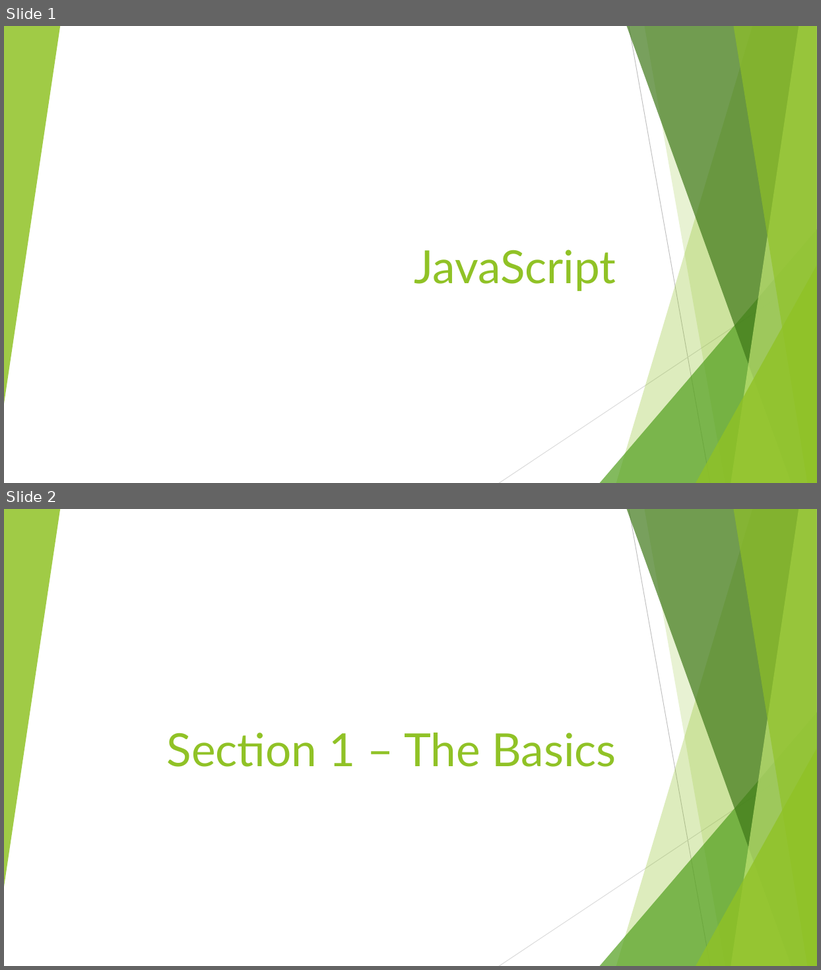
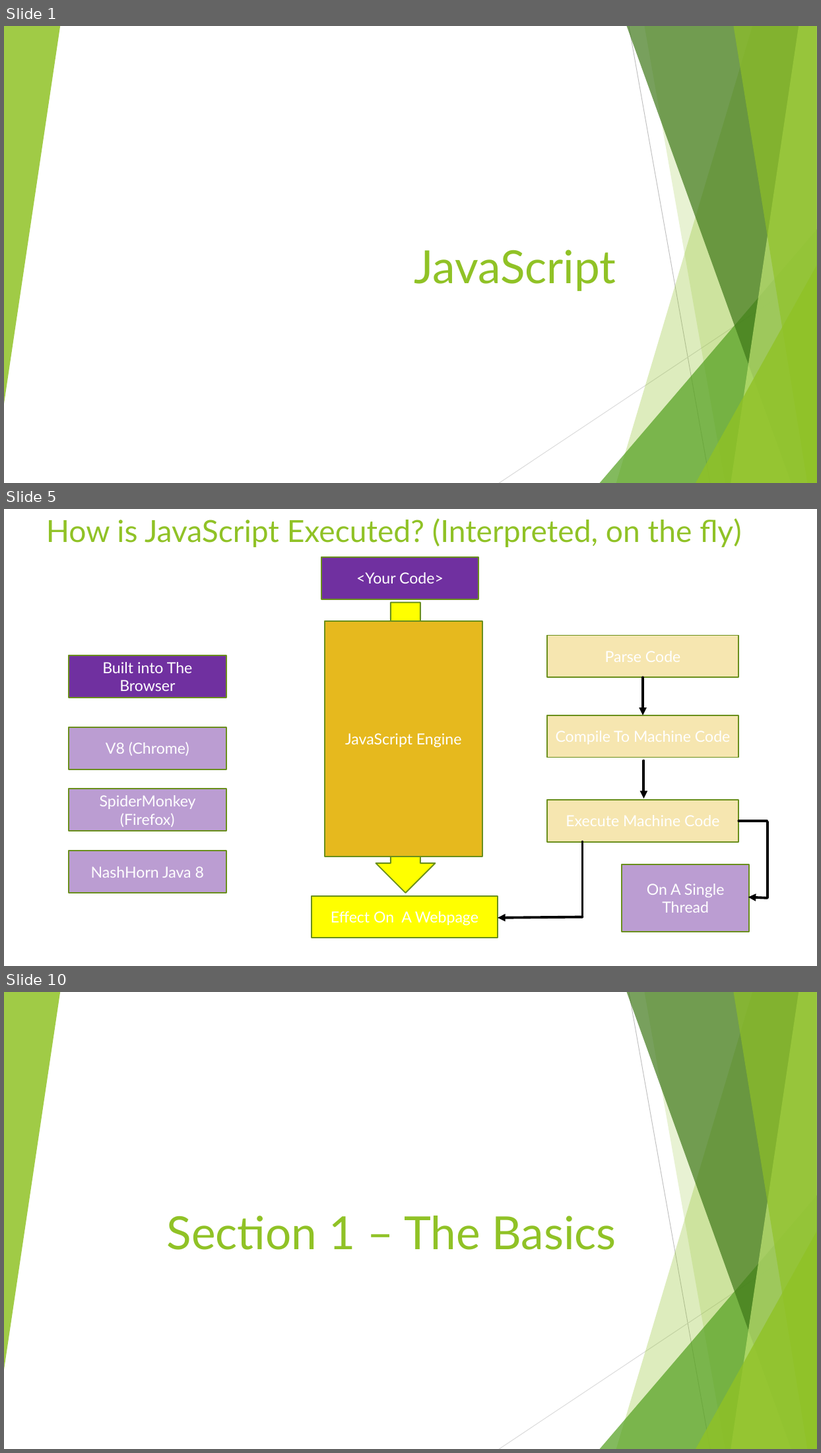
Before and after one commit to rudhrainfogain/JavaScript, a slide deck: PPT/JavaScriptTraining.pptx. Shown one above the other, each under a label of ours: slides 1 and 2 before the commit, slides 1, 5 and 10 after it; the slides between them are not shown. The pictures are 821x970 and 821x1453 pixels, drawn with LibreOffice and Linux fonts; fonts in the diff are those of the drawing. Boxes give left, top, right and bottom in pixels: in the first picture for what was removed or moved away, otherwise in the second. Text is boxed around its words. In the diff, an @@ line names an element or a change of style, - is before the commit and + after.

```diff
--- a/PPT/JavaScriptTraining.pptx
+++ b/PPT/JavaScriptTraining.pptx
@@ slide 5 added at box(4, 509, 817, 966), background #FFFFFF @@
@@ title added at box(46, 518, 741, 547), 36 pt, text #90C226 @@
+How is JavaScript Executed? (Interpreted, on the fly)
@@ rectangle added at box(321, 557, 479, 599), fill #7030A0, outline #6B901C 1.5 pt, 18 pt, text #FFFFFF @@
+<Your Code>
@@ down arrow added at box(376, 602, 435, 893), fill #FFFF00, outline #6B901C 1.5 pt @@
@@ rectangle added at box(325, 621, 483, 857), fill #E6B91E, outline #6B901C 1.5 pt, 18 pt, text #FFFFFF @@
+JavaScript Engine
@@ rectangle added at box(547, 635, 739, 677), fill #F0D578 at 58% opacity, outline #6B901C 1.5 pt @@
@@ rectangle added at box(69, 656, 226, 698), fill #7030A0, outline #6B901C 1.5 pt, 18 pt, text #FFFFFF @@
+Built into The Browser
@@ arrow added from (644, 677) to (644, 715), #000000 3 pt @@
@@ rectangle added at box(547, 715, 739, 757), fill #F0D578 at 58% opacity, outline #6B901C 1.5 pt @@
@@ rectangle added at box(69, 727, 226, 770), fill #7030A0 at 47% opacity, outline #6B901C 1.5 pt, 18 pt, text #FFFFFF @@
+V8 (Chrome)
@@ arrow added from (644, 761) to (644, 799), #000000 3 pt @@
@@ rectangle added at box(69, 789, 226, 831), fill #7030A0 at 47% opacity, outline #6B901C 1.5 pt, 18 pt, text #FFFFFF @@
+SpiderMonkey (Firefox)
@@ rectangle added at box(547, 800, 739, 842), fill #F0D578 at 58% opacity, outline #6B901C 1.5 pt @@
@@ line added from (767, 821) to (739, 821), #000000 3 pt @@
@@ line added from (768, 898) to (768, 823), #000000 3 pt @@
@@ line added from (583, 917) to (583, 842), #000000 3 pt @@
@@ rectangle added at box(69, 851, 226, 893), fill #7030A0 at 47% opacity, outline #6B901C 1.5 pt, 18 pt, text #FFFFFF @@
+NashHorn Java 8
@@ rectangle added at box(622, 865, 749, 932), fill #7030A0 at 47% opacity, outline #6B901C 1.5 pt, 18 pt, text #FFFFFF @@
+On A Single Thread
@@ rectangle added at box(312, 896, 498, 939), fill #FFFF00, outline #6B901C 1.5 pt, 18 pt, text #FFFFFF @@
+Effect On A Webpage
@@ arrow added from (768, 898) to (748, 898), #000000 3 pt @@
@@ arrow added from (583, 917) to (498, 918), #000000 3 pt @@
@@ what was slide 2 is now slide 10 @@
```
Also in this commit, not shown: 14 other slides added, 2 other files.
